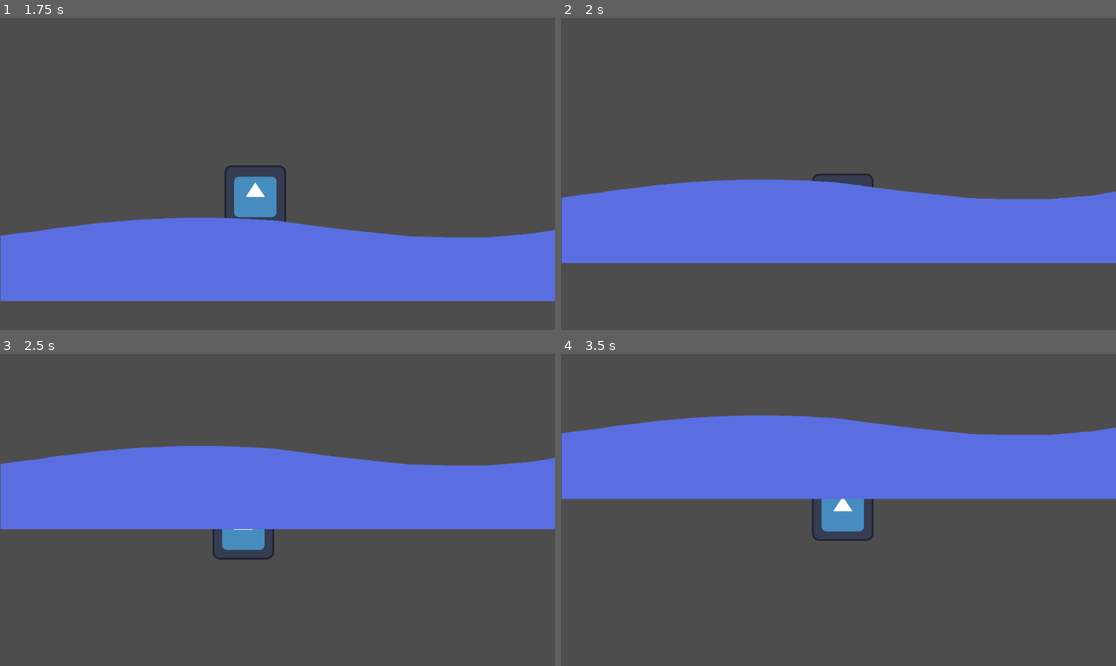
Above: before the commit, frames 1-4 (two rows, left to right).
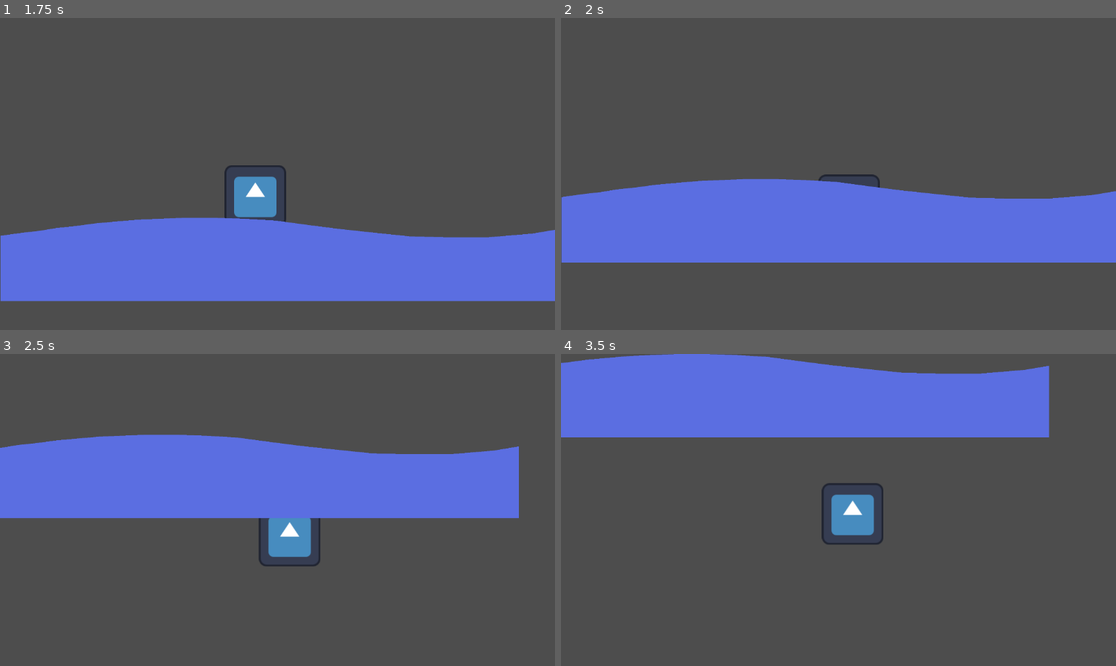
Above: after the commit, the same moments.

Repository: WilliamNord/underwater-explorer-godot
Game: Godot game, scene res://scenes/world.tscn
The game is run twice, just before and just after one commit, with the same random seed, the same clock (stepped at 60 frames per second) and the same inputs. The project has no main scene, so this scene is started directly. The engine's default icon, where the game draws it, is replaced by a stand-in: a white triangle on a blue panel in a dark square.
Inputs:
- Up to frame 1 (1.75 s): tap Enter (ui_accept) at 0.5, 0.6, 0.77, 1.07, 1.35, 1.52 s; hold Right (ui_right) from 0.53 s (still down)
- Up to frame 2 (2 s): keep holding Right (ui_right); tap Enter (ui_accept) at 1.82 s
- Up to frame 3 (2.5 s): release Right (ui_right) at 2.03 s; hold Left (ui_left) from 2.03 s (still down); tap Enter (ui_accept) at 2.1 s
- Up to frame 4 (3.5 s): release Left (ui_left) at 2.78 s; hold Right (ui_right) from 2.78 s (still down); tap Enter (ui_accept) at 2.85, 3.02, 3.32 s

Frame 1 is identical in both runs. In frame 2, 0.6% of the frame differs, in the area x 0-100%, y 49-79%; in frame 3, 9.7%; in frame 4, 38%, in the area x 0-100%, y 0-62%.

Commit message:
organized code and added new movement system
i have changed the movement system for ground and water and separated them so its easy to change and read

Diff:
--- a/scripts/player.gd
+++ b/scripts/player.gd
@@ -4,6 +4,11 @@
 @export var SPEED = 300.0
 @export var JUMP_VELOCITY = -400.0
 @export var MAX_SPEED = 100
+
+# Svømmevariabler
+@export var SWIM_ACCELERATION = 400.0
+@export var SWIM_MAX_SPEED = 250.0
+@export var SWIM_FRICTION = 250.0
 
 var acceleration := 2.5
 var last_direction: float
@@ -16,42 +21,78 @@
 func _physics_process(delta: float) -> void:
 
 	if is_swimming:
-		velocity.y = move_toward(velocity.y, 0, 400 * delta)
-		velocity.x = move_toward(velocity.x, 0, 400 * delta)
+		handle_swimming(delta)
 	else:
-		if not is_on_floor():
-			velocity += get_gravity() * delta
+		handle_land_movement(delta)
 
-	# Handle jump.
+	move_and_slide()
+
+func handle_swimming(delta: float) -> void:
+	var input_x = Input.get_axis("ui_left", "ui_right")
+	var input_y = Input.get_axis("ui_up", "ui_down")
+
+	# hvis det er input, aksellerer i den retningen * SWIM_MAX_SPEED
+	if input_x != 0:
+		velocity.x = move_toward(velocity.x, input_x * SWIM_MAX_SPEED, SWIM_ACCELERATION * delta)
+	else:
+		# friksjon når ingen input
+		velocity.x = move_toward(velocity.x, 0, SWIM_FRICTION * delta)
+
+	if input_y != 0:
+		velocity.y = move_toward(velocity.y, input_y * SWIM_MAX_SPEED, SWIM_ACCELERATION * delta)
+	else:
+		# friksjon når ingen input
+		velocity.y = move_toward(velocity.y, 0, SWIM_FRICTION * delta)
+
+func handle_land_movement(delta: float) -> void:
+	# gravitasjon
+	if not is_on_floor():
+		velocity += get_gravity() * delta
+
 	if Input.is_action_just_pressed("ui_accept") and is_on_floor():
 		velocity.y = JUMP_VELOCITY
 
+	# horisontal bevegelse
 	var direction := Input.get_axis("ui_left", "ui_right")
 	if direction:
 		velocity.x = direction * SPEED
-	elif is_swimming:
-		pass
 	else:
-		if not is_swimming:
-			velocity.x = move_toward(velocity.x, 0, SPEED)
+		velocity.x = move_toward(velocity.x, 0, SPEED)
 
+	#if is_swimming:
+		#velocity.y = move_toward(velocity.y, 0, 400 * delta)
+		#velocity.x = move_toward(velocity.x, 0, 400 * delta)
+	#else:
+		#if not is_on_floor():
+			#velocity += get_gravity() * delta
+#
+	## Handle jump.
+	#if Input.is_action_just_pressed("ui_accept") and is_on_floor():
+		#velocity.y = JUMP_VELOCITY
+#
+	#var direction := Input.get_axis("ui_left", "ui_right")
+	#if direction:
+		#velocity.x = direction * SPEED
+	#elif is_swimming:
+		#pass
+	#else:
+		#if not is_swimming:
+			#velocity.x = move_toward(velocity.x, 0, SPEED)
+#
+		#
+	#if is_swimming:
+		#if Input.is_action_pressed("ui_up"):
+			#velocity.y = -200
+		#elif Input.is_action_pressed("ui_down"):
+			#velocity.y = 200
+		#elif Input.is_action_pressed("ui_right"):
+			#velocity.x = 200
+		#elif Input.is_action_pressed("ui_left"):
+			#velocity.x = -200
+	#
+	#if is_swimming:
+		#velocity.x = clamp(velocity.x, -200, 200)
 
-	if is_swimming:
-		if Input.is_action_pressed("ui_up"):
-			velocity.y = -200
-		elif Input.is_action_pressed("ui_down"):
-			velocity.y = 200
-		elif Input.is_action_pressed("ui_right"):
-			velocity.x = 200
-		elif Input.is_action_pressed("ui_left"):
-			velocity.x = -200
-
-	if is_swimming:
-		velocity.x = clamp(velocity.x, -200, 200)
-
-
-
-	move_and_slide()
 
 func in_water_gravity():
 	print("player in water")
